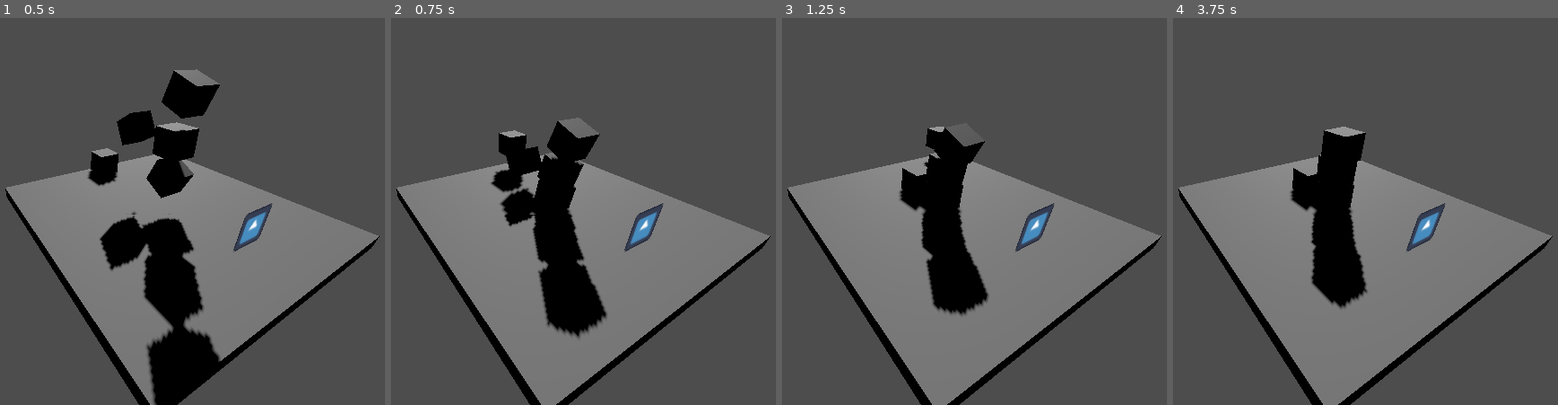
Above: before the commit, frames 1-4 (left to right).
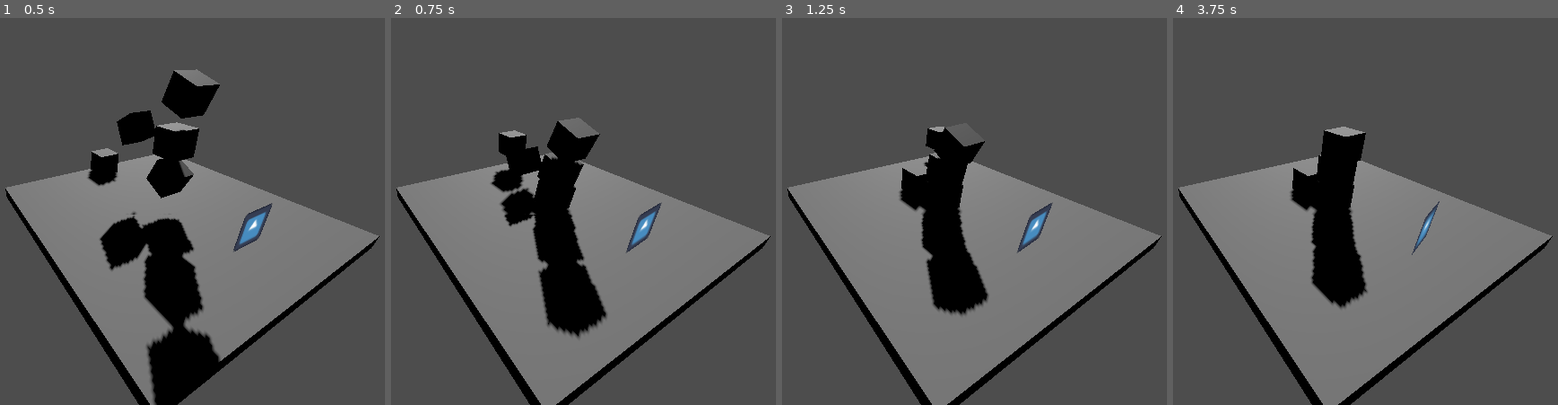
Above: after the commit, the same moments.

Repository: anaktas24/Godot-3D
Game: Godot game, scene res://level1.tscn
The game is run twice, just before and just after one commit, with the same random seed, the same clock (stepped at 60 frames per second) and the same inputs. The engine's default icon, where the game draws it, is replaced by a stand-in: a white triangle on a blue panel in a dark square.
Inputs:
- Up to frame 1 (0.5 s): no input
- Up to frame 2 (0.75 s): tap Enter (ui_accept) at 0.5 s; hold Right (ui_right) from 0.53 s (still down)
- Up to frame 3 (1.25 s): keep holding Right (ui_right); tap Enter (ui_accept) at 0.77 s
- Up to frame 4 (3.75 s): release Right (ui_right) at 1.28 s; hold Down (ui_down) 1.28-2.03 s; tap Enter (ui_accept) at 1.52, 3.02, 3.5 s; hold Right (ui_right) 2.03-2.78 s; hold Up (ui_up) 2.78-3.53 s; hold Left (ui_left) from 3.53 s (still down)

Frame 1 is identical in both runs. In frame 2, 0.3% of the frame differs, in the area x 60-71%, y 47-61%; in frame 3, 0.3%; in frame 4, 0.5%, in the area x 60-71%, y 47-62%.
Error before the commit: Parse Error: Expected closing ")" after call arguments. (res://Icon.gd:15)

Commit message:
Update code

Diff:
--- a/Icon.gd
+++ b/Icon.gd
@@ -12,4 +12,7 @@
 
 # Called every frame. 'delta' is the elapsed time since the previous frame.
 func _process(delta):
-	rotate_y(deg_to_rad(speed)
+	if Input.is_action_just_pressed("ui_left"):
+		rotate_y(deg_to_rad(speed))
+	elif Input.is_action_just_pressed("ui_right"):
+		rotate_y(deg_to_rad(speed))
